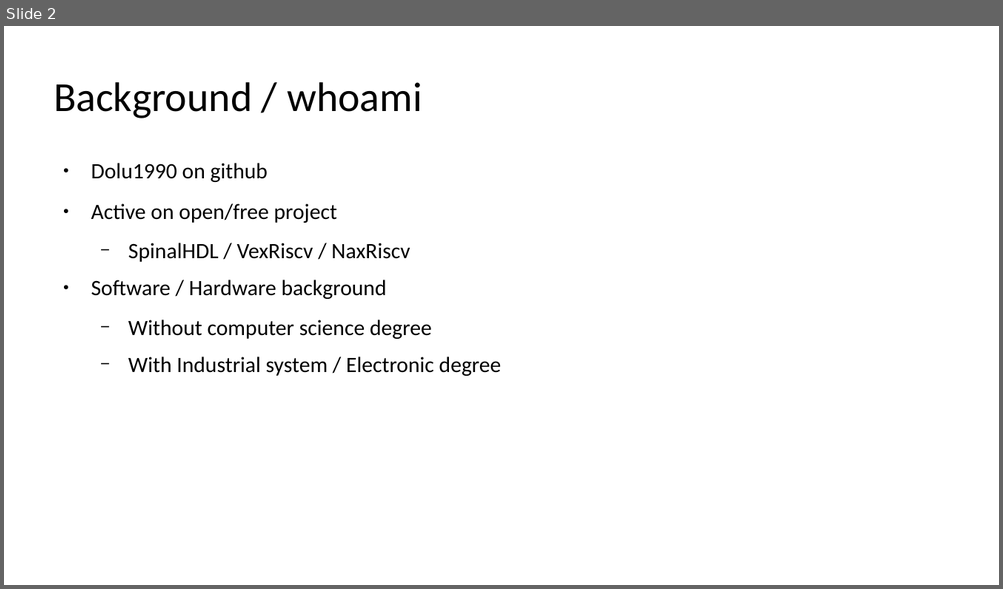
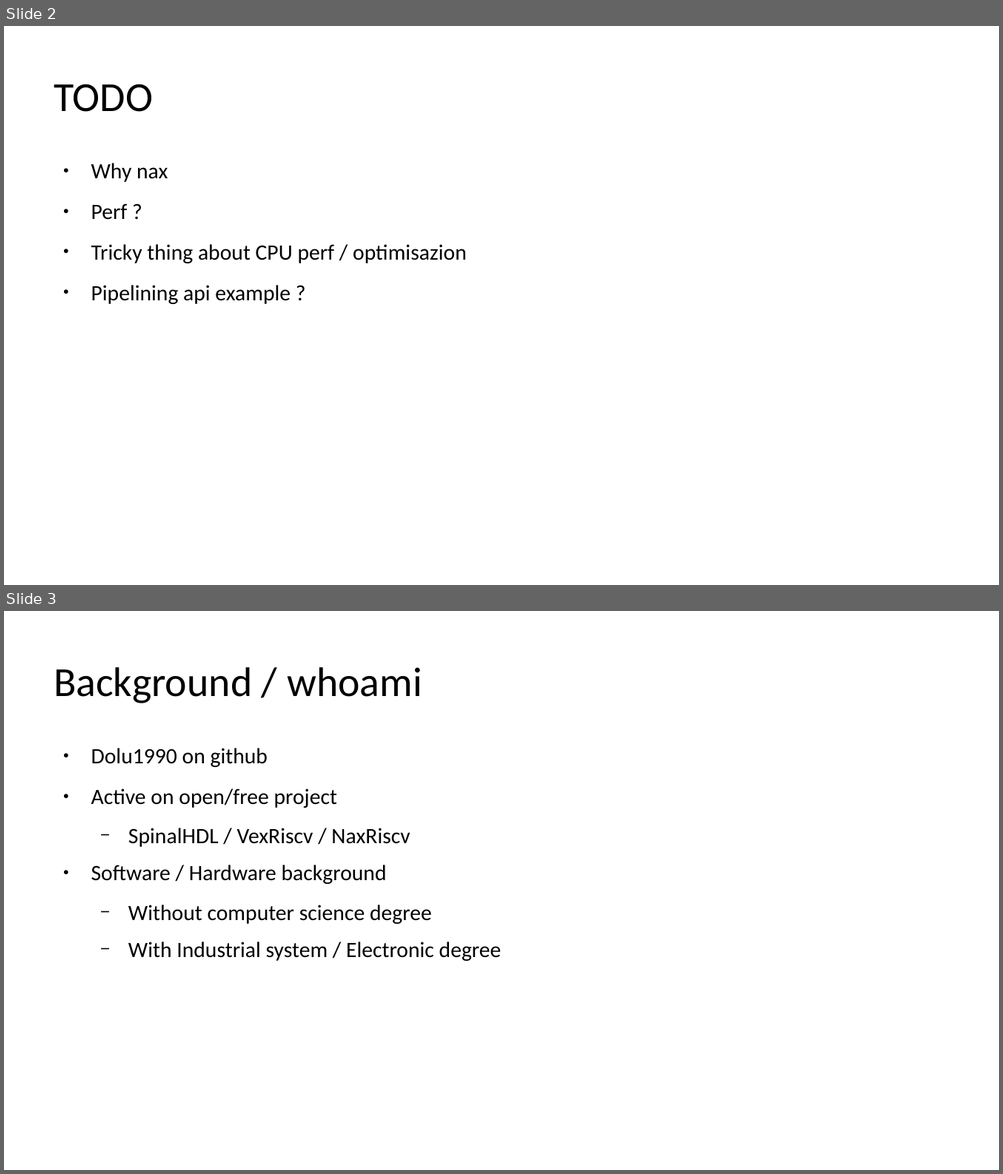
Before and after one commit to SpinalHDL/SpinalDoc, a slide deck: presentation/en/37c3_271223/37c3_271223.odp. Shown one above the other, each under a label of ours: slide 2 before the commit, slides 2 and 3 after it. The pictures are 1003x589 and 1003x1174 pixels, drawn with LibreOffice and Linux fonts; fonts in the diff are those of the drawing. Boxes give left, top, right and bottom in pixels: in the first picture for what was removed or moved away, otherwise in the second. Text is boxed around its words. In the diff, an @@ line names an element or a change of style, - is before the commit and + after.

```diff
--- a/presentation/en/37c3_271223/37c3_271223.odp
+++ b/presentation/en/37c3_271223/37c3_271223.odp
@@ slide 2 added at bbox=[4, 26, 999, 585], background #FFFFFF @@
@@ title added at bbox=[54, 84, 153, 112], 37.7 pt, text #000000 @@
+TODO
@@ text added at bbox=[91, 163, 466, 304], 20 pt, text #000000 @@
+● Why nax
+● Perf ?
+● Tricky thing about CPU perf / optimisazion
+● Pipelining api example ?
@@ what was slide 2 is now slide 3 @@
```
Also in this commit, not shown: 6 slides changed, 4 other slides added, 2 other files.
